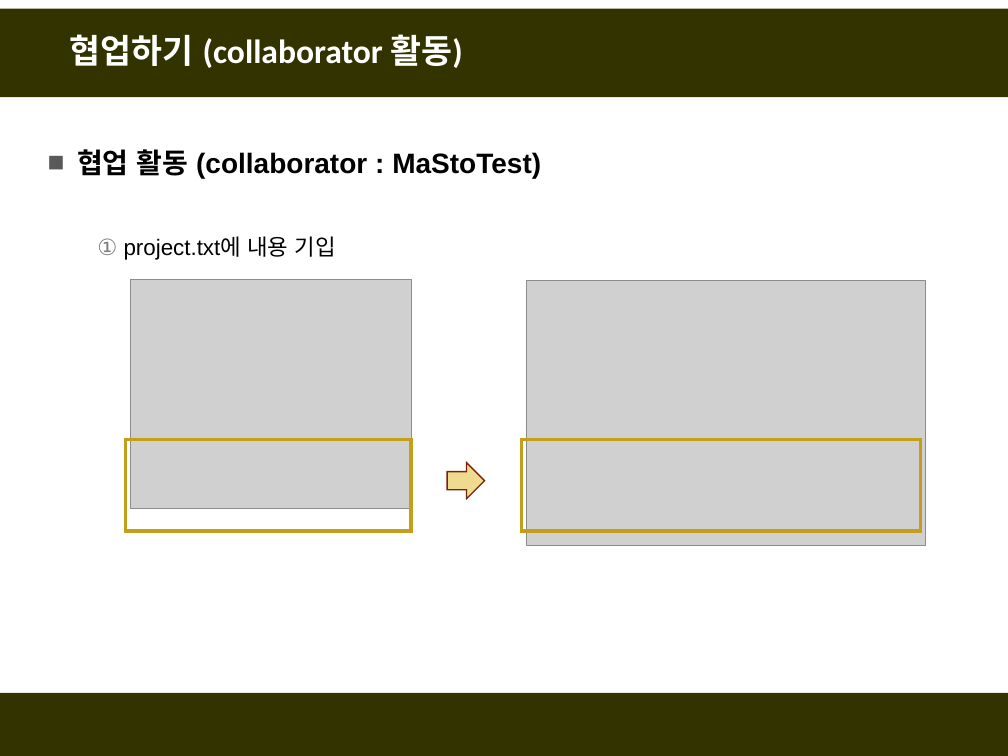
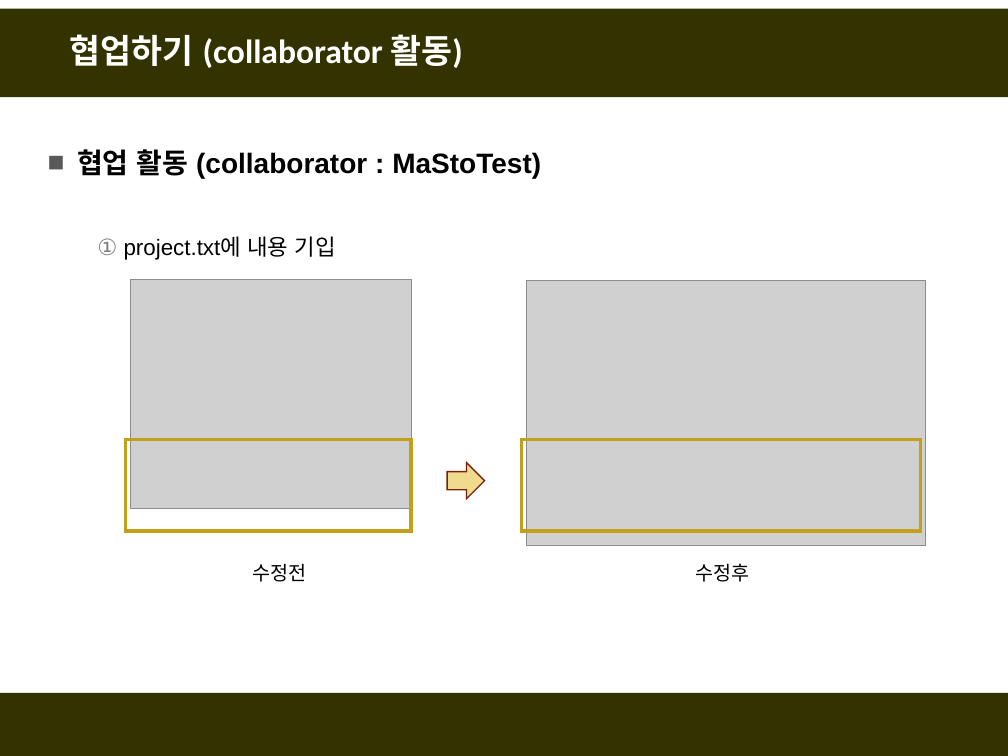
Before and after one commit to fasthill/github-lecture, a slide deck: slide 21 of git및github첫걸음4-협업하기.pptx. Drawn at 1008x756 pixels with LibreOffice and Linux fonts; fonts in the diff are those of the drawing; grey boxes stand for pictures. Boxes give left, top, right and bottom in pixels: in the first picture for what was removed or moved away, otherwise in the second. Text is boxed around its words. In the diff, an @@ line names an element or a change of style, - is before the commit and + after.

```diff
--- a/git및github첫걸음4-협업하기.pptx
+++ b/git및github첫걸음4-협업하기.pptx
@@ text added at box(253, 563, 307, 582), 14 pt, text #000000 @@
+수정전
@@ text added at box(696, 563, 750, 582), 14 pt, text #000000 @@
+수정후
```
Also in this commit, not shown: 6 other slides changed, 2 slides added.
